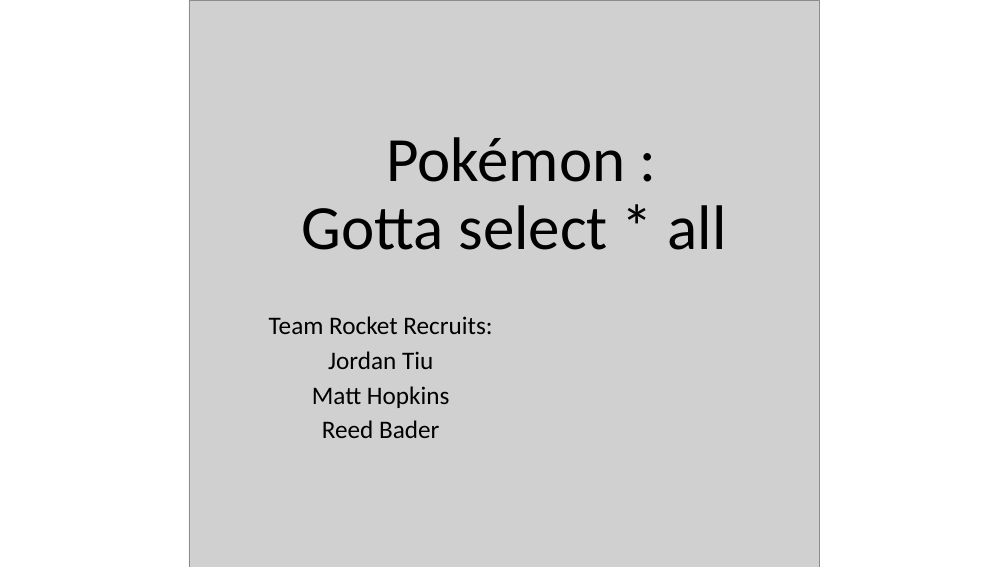
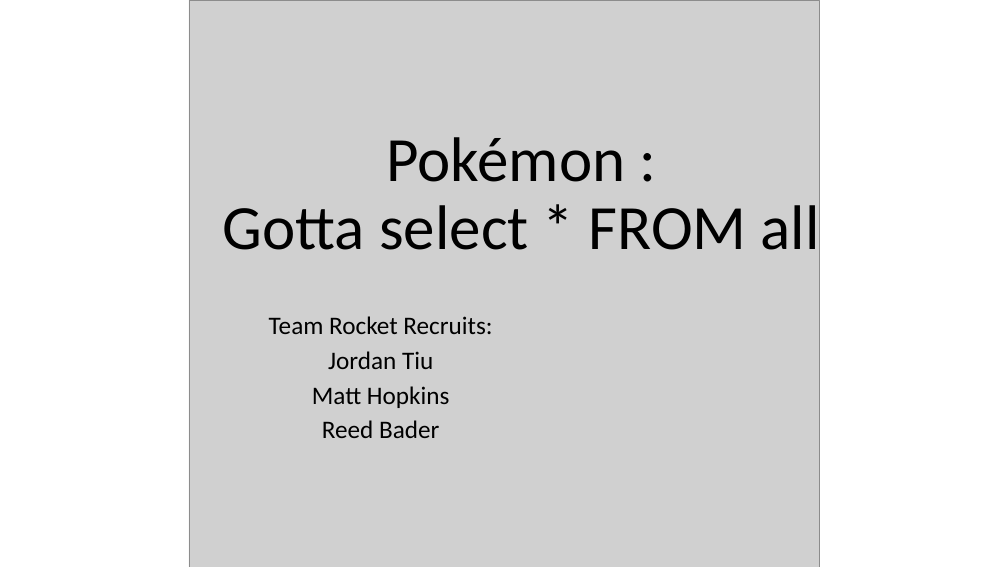
Before and after one commit to jordantiu/Pokemon_Database, a slide deck: slide 1 of Documentation/final slideshow.pptx. Drawn at 1008x567 pixels with LibreOffice and Linux fonts; fonts in the diff are those of the drawing; grey boxes stand for pictures. Boxes give left, top, right and bottom in pixels: in the first picture for what was removed or moved away, otherwise in the second. Text is boxed around its words. In the diff, an @@ line names an element or a change of style, - is before the commit and + after.

```diff
--- a/Documentation/final slideshow.pptx
+++ b/Documentation/final slideshow.pptx
@@ title at [223,137,820,264]: text changed @@
-Pokémon :
-Gotta select * all
+Pokémon :
+Gotta select * FROM all
```
Also in this commit, not shown: 1 other slide changed, 3 slides added, 3 slides removed.
